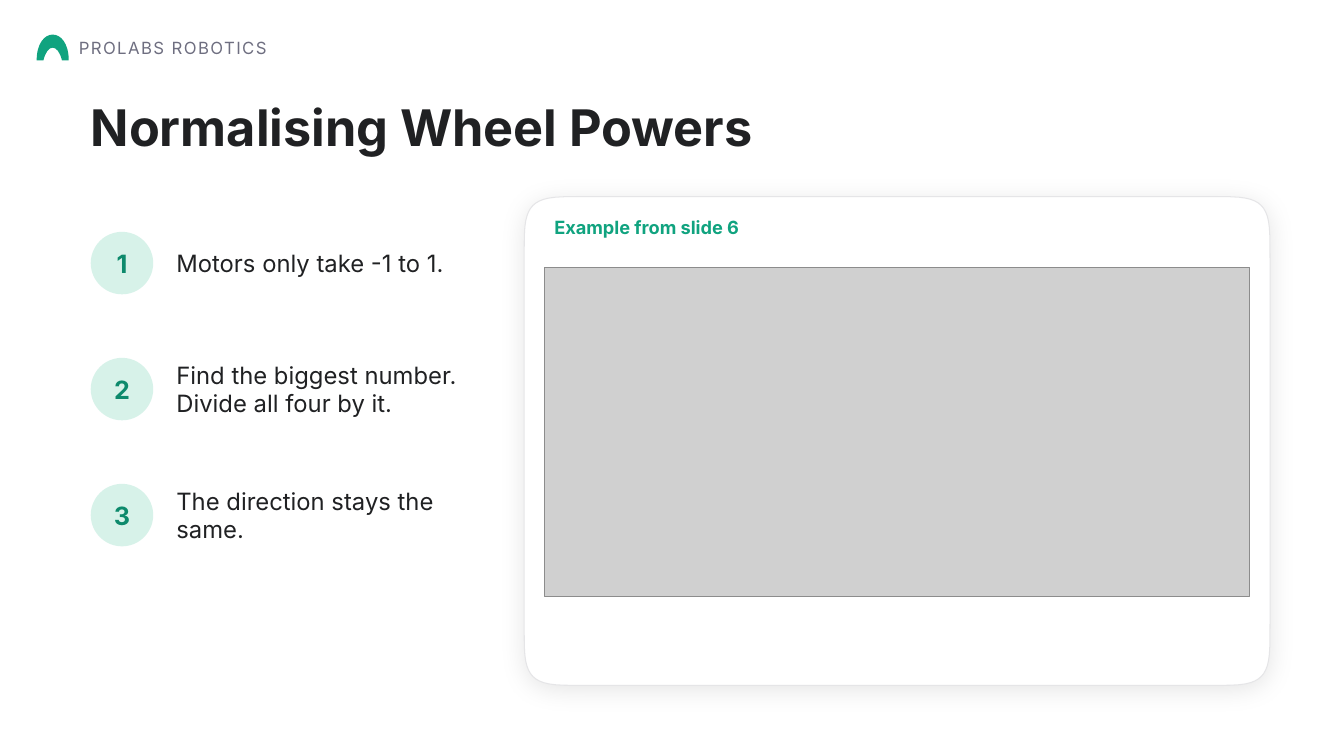
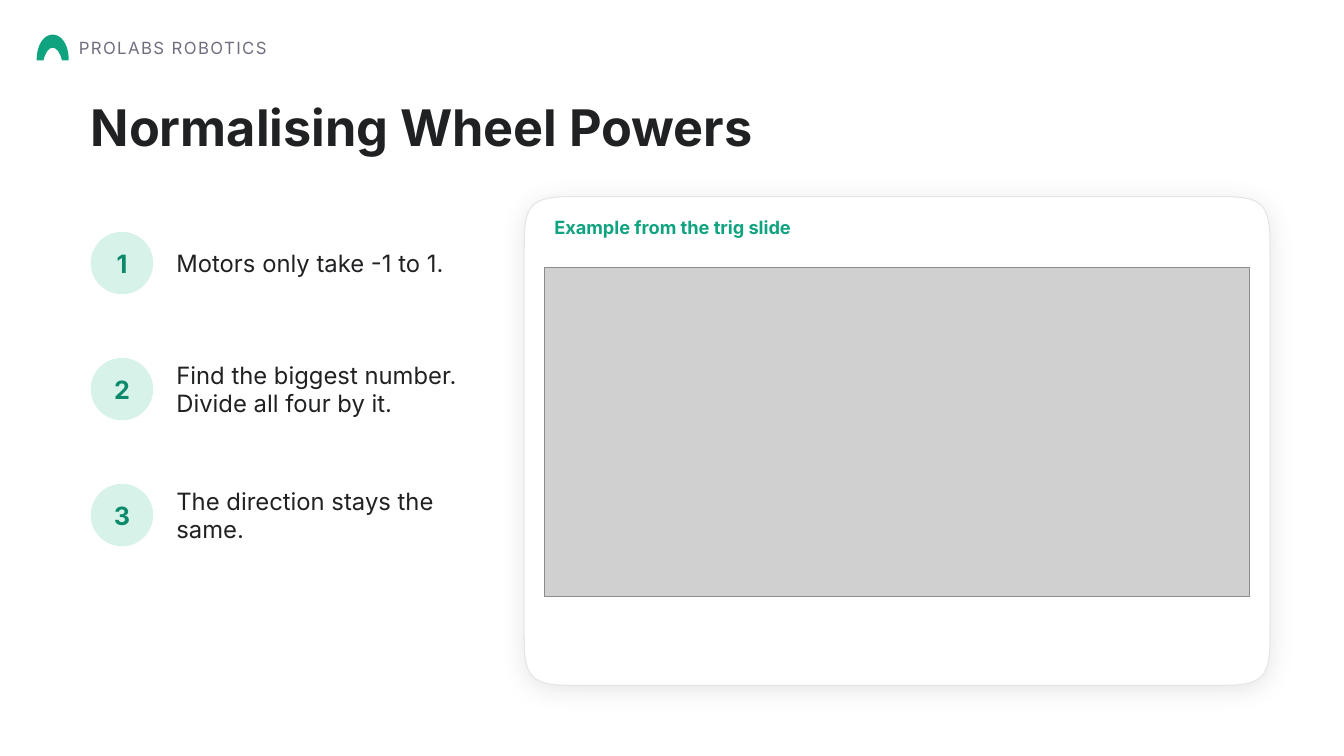
Before and after one commit to Aarav-111/FTC-Bangalore-Resources, a slide deck: slide 10 of FTC Chassis options/Mecanum Wheels Presentation.pptx (slide 8 before the commit). Drawn at 1344x756 pixels with LibreOffice and Linux fonts; fonts in the diff are those of the drawing; grey boxes stand for pictures; background and template pictures are left out. Boxes give left, top, right and bottom in pixels: in the first picture for what was removed or moved away, otherwise in the second. Text is boxed around its words. In the diff, an @@ line names an element or a change of style, - is before the commit and + after.

```diff
--- a/FTC Chassis options/Mecanum Wheels Presentation.pptx
+++ b/FTC Chassis options/Mecanum Wheels Presentation.pptx
@@ text at (x1=554, y1=220, x2=791, y2=238): text changed @@
-Example from slide 6
+Example from the trig slide
```
Also in this commit, not shown: 1 other slide changed, 6 slides added, 3 other files.
